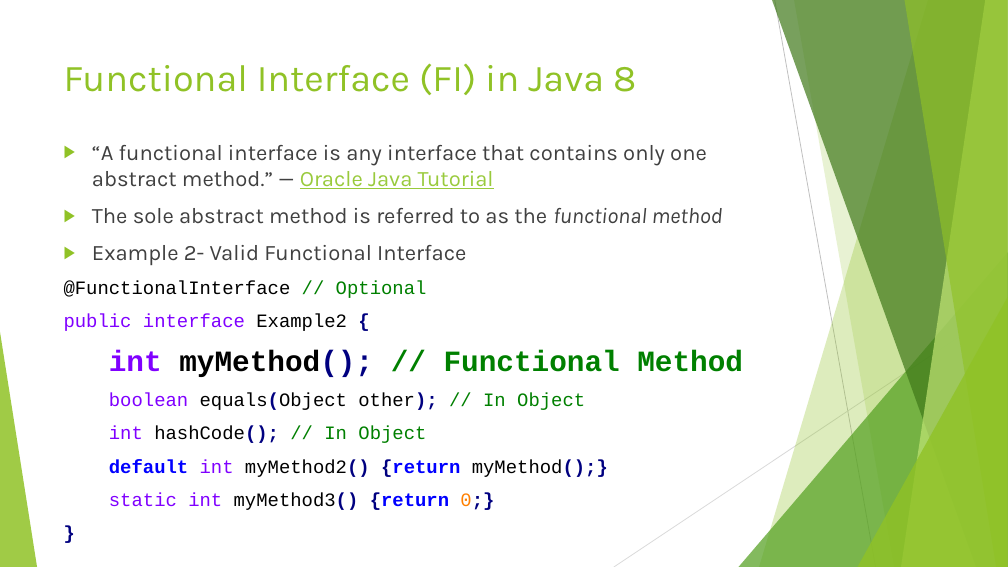
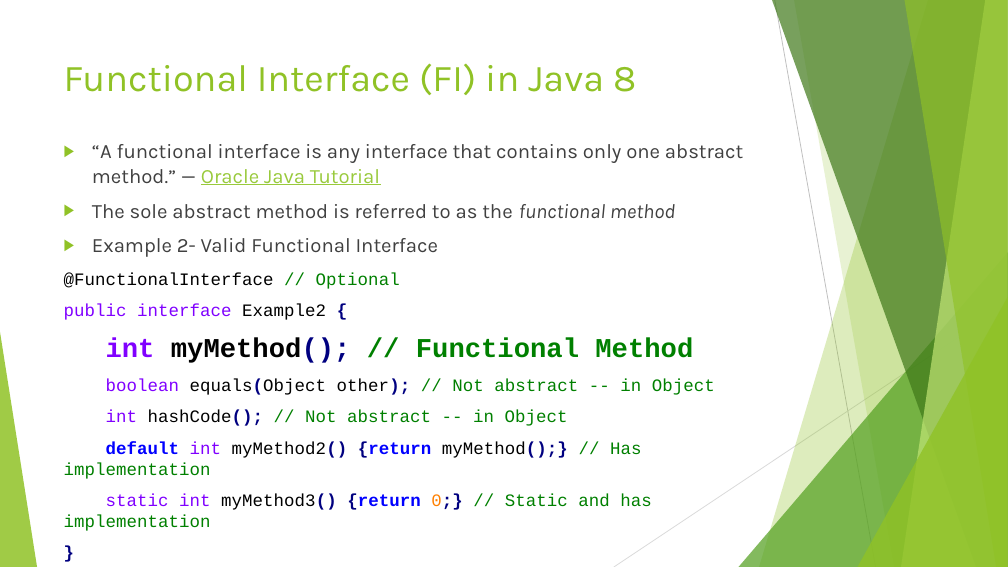
Before and after one commit to RichardRoda/2017-CodePaLOUsa-Lambda, a slide deck: slide 6 of Learning to Love the Lambda in the Stream.pptx. Drawn at 1008x567 pixels with LibreOffice and Linux fonts; fonts in the diff are those of the drawing. Boxes give left, top, right and bottom in pixels: in the first picture for what was removed or moved away, otherwise in the second. Text is boxed around its words. In the diff, an @@ line names an element or a change of style, - is before the commit and + after.

```diff
--- a/Learning to Love the Lambda in the Stream.pptx
+++ b/Learning to Love the Lambda in the Stream.pptx
@@ text at (64, 144, 743, 363): size 21 to 19.4 pt in "“A functional interface is any interface that ...", "The sole abstract method is referred to ...", "Example 2- Valid Functional Interface"; size 18 to 16.6 pt in "@FunctionalInterface // Optional", "public interface Example2 {", "}"; size 28 to 25.9 pt in "int myMethod(); // Functional Method" @@
@@ text at (64, 379, 715, 531): text changed; size 18 to 16.6 pt; text colour #000000 to #008000 @@
-boolean equals(Object other); // In Object
-int hashCode(); // In Object
-default int myMethod2() {return myMethod();}
-static int myMethod3() {return 0;}
+boolean equals(Object other); // Not abstract -- in Object
+int hashCode(); // Not abstract -- in Object
+default int myMethod2() {return myMethod();} // Has implementation
+static int myMethod3() {return 0;} // Static and has implementation
```
Also in this commit, not shown: 12 other slides changed, 3 slides added, 1 slide removed, 1 other file.
